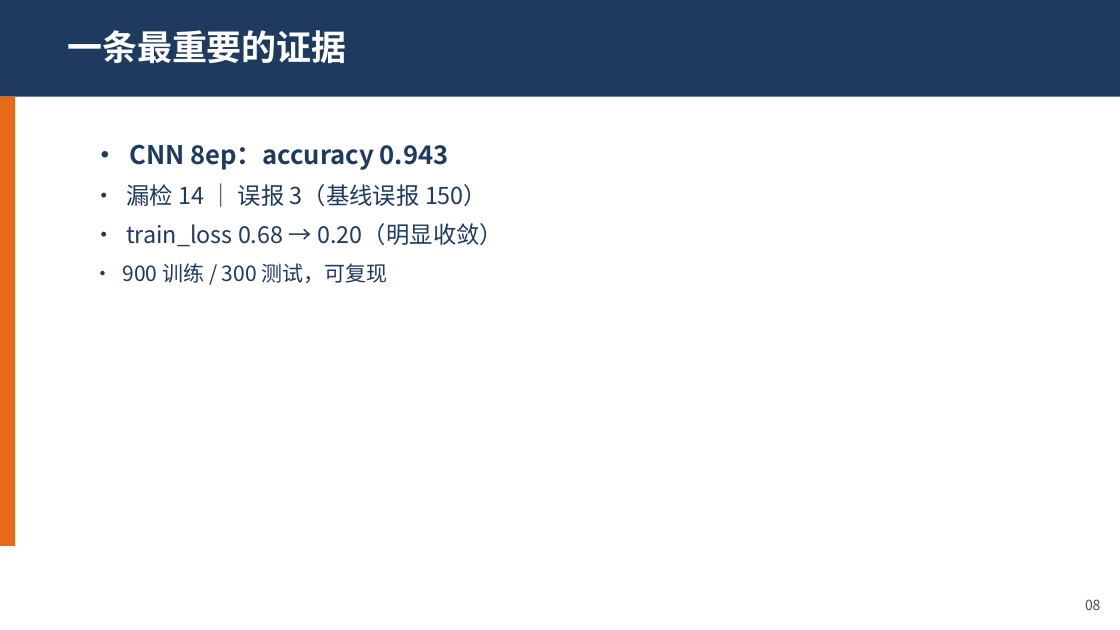
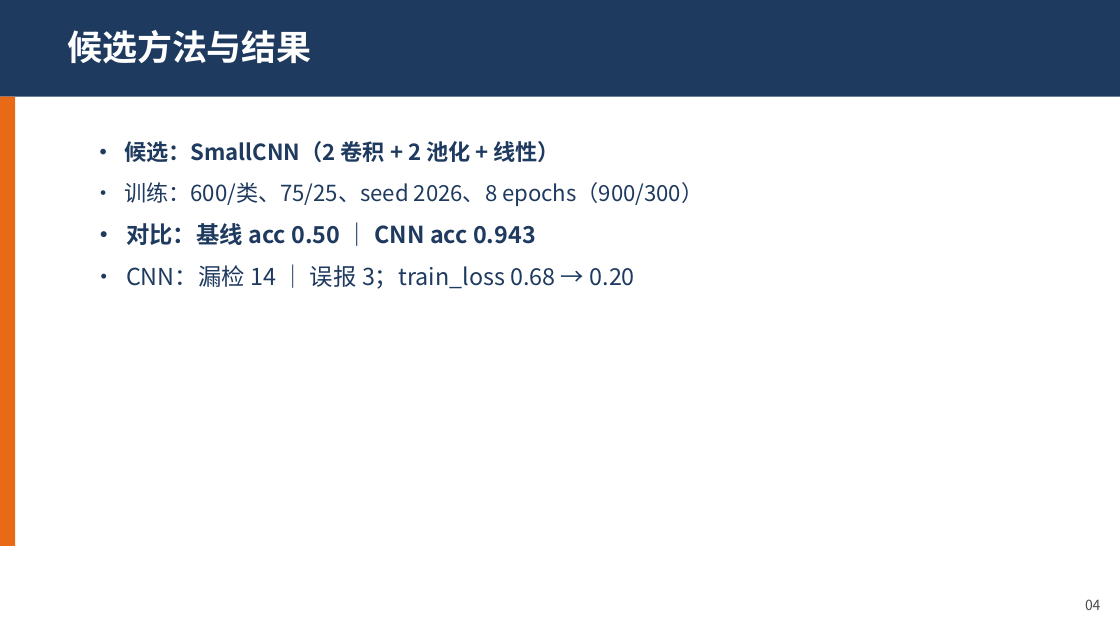
Before and after one commit to tissuefish/ai-camp-2026-d2-xuanhaochen-u202410766, a slide deck: slide 4 of presentation.pptx (slide 8 before the commit). Drawn at 1120x630 pixels with LibreOffice and Linux fonts; fonts in the diff are those of the drawing. Boxes give left, top, right and bottom in pixels: in the first picture for what was removed or moved away, otherwise in the second. Text is boxed around its words. In the diff, an @@ line names an element or a change of style, - is before the commit and + after.

```diff
--- a/presentation.pptx
+++ b/presentation.pptx
@@ text at bbox=[67, 30, 312, 63]: text changed @@
-一条最重要的证据
+候选方法与结果
@@ text at bbox=[124, 141, 703, 289]: text changed; size 20 to 19 pt @@
-• CNN 8ep：accuracy 0.943
-• 漏检 14 ｜ 误报 3（基线误报 150）
-• train_loss 0.68 → 0.20（明显收敛）
-• 900 训练 / 300 测试，可复现
+• 候选：SmallCNN（2 卷积 + 2 池化 + 线性）
+• 训练：600/类、75/25、seed 2026、8 epochs（900/300）
+• 对比：基线 acc 0.50 ｜ CNN acc 0.943
+• CNN：漏检 14 ｜ 误报 3；train_loss 0.68 → 0.20
@@ text at bbox=[1085, 599, 1101, 610]: text changed @@
-08
+04
```
Also in this commit, not shown: 3 other slides changed, 6 slides removed.
